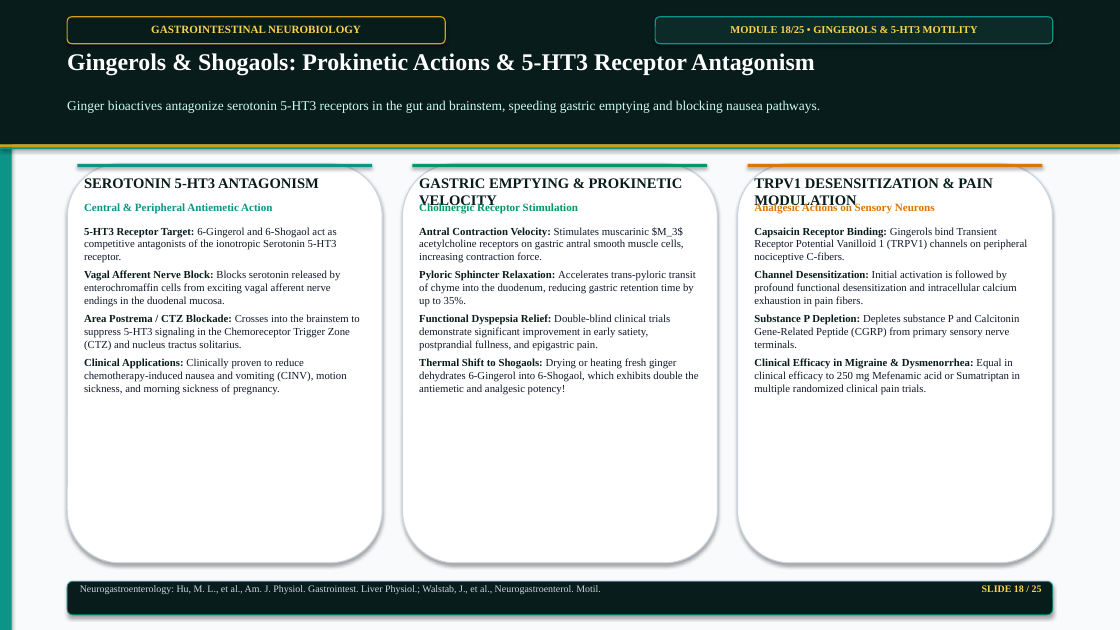
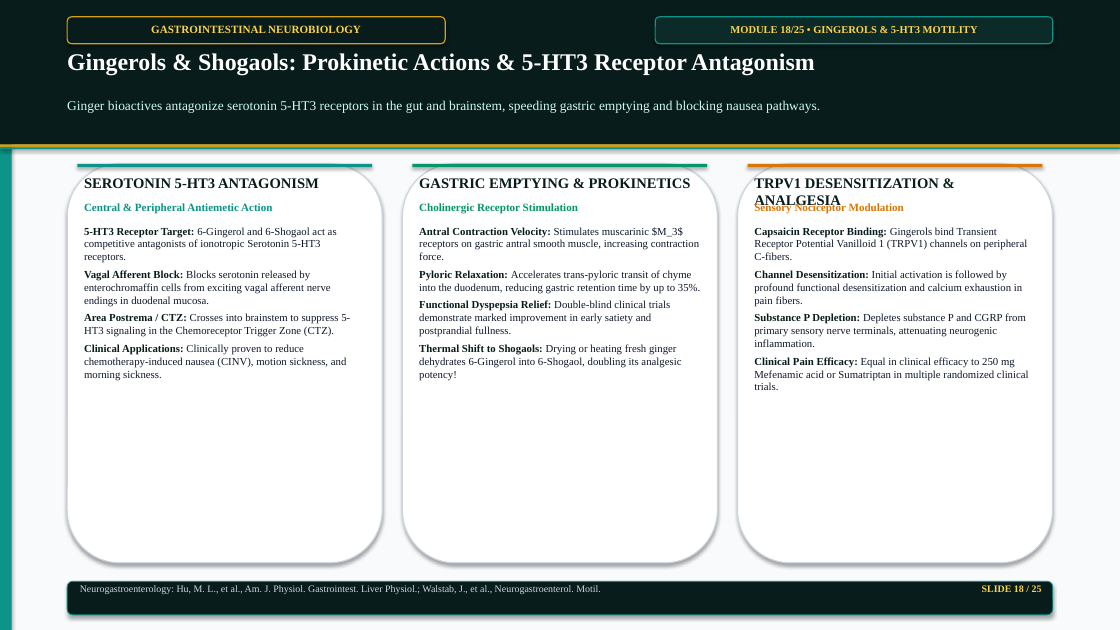
Before and after one commit to satyasanatan989/academic-presentation-engine, a slide deck: slide 18 of samples/phytochemicals_25slides_master_deck.pptx. Drawn at 1120x630 pixels with LibreOffice and Linux fonts; fonts in the diff are those of the drawing. Boxes give left, top, right and bottom in pixels: in the first picture for what was removed or moved away, otherwise in the second. Text is boxed around its words. In the diff, an @@ line names an element or a change of style, - is before the commit and + after.

```diff
--- a/samples/phytochemicals_25slides_master_deck.pptx
+++ b/samples/phytochemicals_25slides_master_deck.pptx
@@ text at (419, 176, 691, 188): text changed @@
-GASTRIC EMPTYING & PROKINETIC VELOCITY
+GASTRIC EMPTYING & PROKINETICS
@@ text at (754, 176, 939, 209): text changed @@
-TRPV1 DESENSITIZATION & PAIN MODULATION
+TRPV1 DESENSITIZATION & ANALGESIA
@@ text at (754, 203, 904, 214): text changed @@
-Analgesic Actions on Sensory Neurons
+Sensory Nociceptor Modulation
@@ text at (84, 227, 350, 380): text changed @@
-5-HT3 Receptor Target: 6-Gingerol and 6-Shogaol act as competitive antagonists of the ionotropic Serotonin 5-HT3 receptor.
-Vagal Afferent Nerve Block: Blocks serotonin released by enterochromaffin cells from exciting vagal afferent nerve endings in the duodenal mucosa.
-Area Postrema / CTZ Blockade: Crosses into the brainstem to suppress 5-HT3 signaling in the Chemoreceptor Trigger Zone (CTZ) and nucleus tractus solitarius.
-Clinical Applications: Clinically proven to reduce chemotherapy-induced nausea and vomiting (CINV), motion sickness, and morning sickness of pregnancy.
+5-HT3 Receptor Target: 6-Gingerol and 6-Shogaol act as competitive antagonists of ionotropic Serotonin 5-HT3 receptors.
+Vagal Afferent Block: Blocks serotonin released by enterochromaffin cells from exciting vagal afferent nerve endings in duodenal mucosa.
+Area Postrema / CTZ: Crosses into brainstem to suppress 5-HT3 signaling in the Chemoreceptor Trigger Zone (CTZ).
+Clinical Applications: Clinically proven to reduce chemotherapy-induced nausea (CINV), motion sickness, and morning sickness.
@@ text at (419, 227, 700, 380): text changed @@
-Antral Contraction Velocity: Stimulates muscarinic $M_3$ acetylcholine receptors on gastric antral smooth muscle cells, increasing contraction force.
-Pyloric Sphincter Relaxation: Accelerates trans-pyloric transit of chyme into the duodenum, reducing gastric retention time by up to 35%.
-Functional Dyspepsia Relief: Double-blind clinical trials demonstrate significant improvement in early satiety, postprandial fullness, and epigastric pain.
-Thermal Shift to Shogaols: Drying or heating fresh ginger dehydrates 6-Gingerol into 6-Shogaol, which exhibits double the antiemetic and analgesic potency!
+Antral Contraction Velocity: Stimulates muscarinic $M_3$ receptors on gastric antral smooth muscle, increasing contraction force.
+Pyloric Relaxation: Accelerates trans-pyloric transit of chyme into the duodenum, reducing gastric retention time by up to 35%.
+Functional Dyspepsia Relief: Double-blind clinical trials demonstrate marked improvement in early satiety and postprandial fullness.
+Thermal Shift to Shogaols: Drying or heating fresh ginger dehydrates 6-Gingerol into 6-Shogaol, doubling its analgesic potency!
@@ text at (754, 227, 1029, 390): text changed @@
-Capsaicin Receptor Binding: Gingerols bind Transient Receptor Potential Vanilloid 1 (TRPV1) channels on peripheral nociceptive C-fibers.
-Channel Desensitization: Initial activation is followed by profound functional desensitization and intracellular calcium exhaustion in pain fibers.
-Substance P Depletion: Depletes substance P and Calcitonin Gene-Related Peptide (CGRP) from primary sensory nerve terminals.
-Clinical Efficacy in Migraine & Dysmenorrhea: Equal in clinical efficacy to 250 mg Mefenamic acid or Sumatriptan in multiple randomized clinical pain trials.
+Capsaicin Receptor Binding: Gingerols bind Transient Receptor Potential Vanilloid 1 (TRPV1) channels on peripheral C-fibers.
+Channel Desensitization: Initial activation is followed by profound functional desensitization and calcium exhaustion in pain fibers.
+Substance P Depletion: Depletes substance P and CGRP from primary sensory nerve terminals, attenuating neurogenic inflammation.
+Clinical Pain Efficacy: Equal in clinical efficacy to 250 mg Mefenamic acid or Sumatriptan in multiple randomized clinical trials.
```
Also in this commit, not shown: 21 other slides changed, 24 other files.
